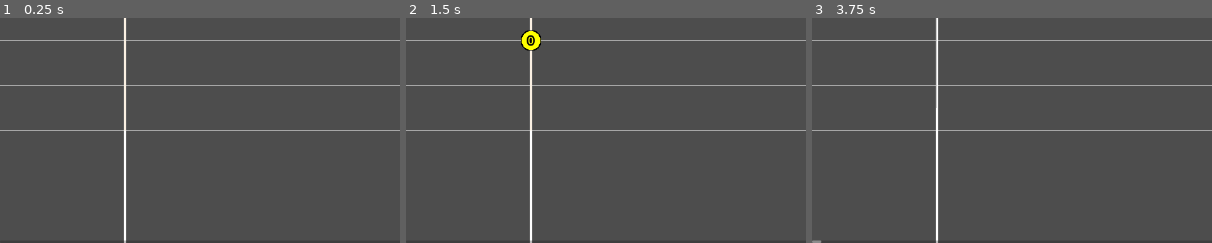
Above: before the commit, frames 1-3 (left to right).
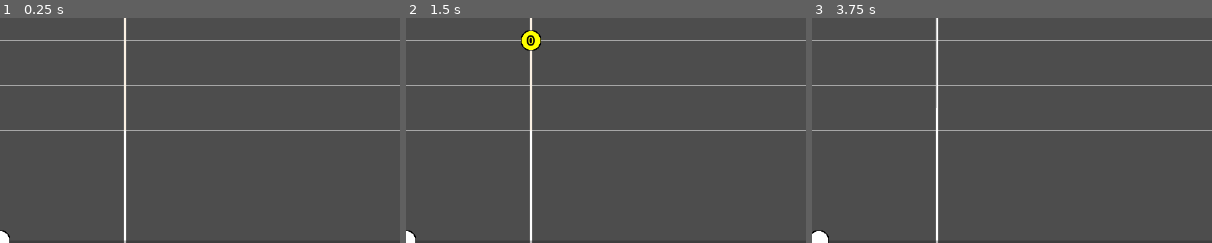
Above: after the commit, the same moments.

Repository: daredevil28/DemonForge
Game: Godot game, scene res://Assets/Scenes/game_scene.tscn
The game is run twice, just before and just after one commit, with the same random seed, the same clock (stepped at 60 frames per second) and the same inputs. Sound files missing from this copy of the repository are replaced by a short silence.
Inputs (mouse positions are % of the whole screen's width and height, from its top left):
- Up to frame 1 (0.25 s): no input
- Up to frame 2 (1.5 s): tap Enter at 0.5 s; move the mouse to (72, 45) at 0.52 s; press the mouse at (72, 45) at 0.53 s; tap Space (TogglePlay) at 1.25 s; move the mouse to (30, 55) at 1.27 s; release the mouse at (30, 55) at 1.28 s; click (30, 55) at 1.35 s
- Up to frame 3 (3.75 s): tap Enter at 2, 3.5 s; move the mouse to (60, 28) at 2.02 s; hold Right mouse button (RightClick) 2.03-2.78 s; click (60, 28) at 2.3 s; tap Space (TogglePlay) at 2.75 s; move the mouse to (45, 70) at 2.77 s; tap Mouse wheel down (ScrollDown) at 2.85 s; click (45, 70) at 3.05 s; move the mouse to (80, 65) at 3.52 s; hold Mouse wheel up (ScrollUp) from 3.53 s (still down)
The pictures show only the part of the screen within x 0-50%, y 50-100%; the shares and areas given below are measured in that part.

The runs differ from the first frame. In frame 1, 0.1% of the frame differs, in the area x 0-3%, y 94-100%; in frame 2, 0.1%; in frame 3, 0.2%, in the area x 0-5%, y 94-100%.

Commit message:
Can now scroll through the progressbar by holding the scroll ball

Diff:
--- a/Assets/Scenes/progress_bar.tscn
+++ b/Assets/Scenes/progress_bar.tscn
@@ -1,6 +1,10 @@
-[gd_scene load_steps=2 format=3 uid="uid://bxv46rdbd272o"]
+[gd_scene load_steps=4 format=3 uid="uid://bxv46rdbd272o"]
 
 [ext_resource type="Script" path="res://Assets/Scripts/progress_bar.gd" id="1_ynsex"]
+[ext_resource type="Texture2D" uid="uid://pokip0nsccq2" path="res://Assets/Sprites/Notes.png" id="2_5ckfs"]
+
+[sub_resource type="RectangleShape2D" id="RectangleShape2D_ndrta"]
+size = Vector2(32, 32)
 
 [node name="MarginContainer" type="MarginContainer"]
 anchors_preset = 12
@@ -20,3 +24,14 @@
 value = 50.0
 show_percentage = false
 script = ExtResource("1_ynsex")
+
+[node name="ProgressBall" type="Sprite2D" parent="VBoxContainer/ProgressBar"]
+texture = ExtResource("2_5ckfs")
+
+[node name="Area2D" type="Area2D" parent="VBoxContainer/ProgressBar/ProgressBall"]
+
+[node name="CollisionShape2D" type="CollisionShape2D" parent="VBoxContainer/ProgressBar/ProgressBall/Area2D"]
+shape = SubResource("RectangleShape2D_ndrta")
+
+[connection signal="mouse_entered" from="VBoxContainer/ProgressBar/ProgressBall/Area2D" to="VBoxContainer/ProgressBar" method="_on_area_2d_mouse_entered"]
+[connection signal="mouse_exited" from="VBoxContainer/ProgressBar/ProgressBall/Area2D" to="VBoxContainer/ProgressBar" method="_on_area_2d_mouse_exited"]
--- a/Assets/Scenes/ui.tscn
+++ b/Assets/Scenes/ui.tscn
@@ -7,7 +7,7 @@
 [ext_resource type="Texture2D" uid="uid://cse04ob740oo4" path="res://Assets/Sprites/FolderIconHover.png" id="5_16p63"]
 [ext_resource type="Script" path="res://Assets/Scripts/errors_label.gd" id="6_hsjtr"]
 [ext_resource type="Script" path="res://Assets/Scripts/popup_notification.gd" id="7_bt6ck"]
-[ext_resource type="Script" path="res://Assets/Scenes/dialog_popup.gd" id="8_h4mn3"]
+[ext_resource type="Script" path="res://Assets/Scripts/dialog_popup.gd" id="8_hkohk"]
 
 [sub_resource type="StyleBoxFlat" id="StyleBoxFlat_0hp2c"]
 content_margin_left = 5.0
@@ -586,7 +586,7 @@
 size = Vector2i(533, 100)
 unresizable = true
 dialog_text = "Project has not been saved yet, are you sure you want to continue?"
-script = ExtResource("8_h4mn3")
+script = ExtResource("8_hkohk")
 
 [connection signal="file_selected" from="OpenDialog" to="." method="_on_open_dialog_file_selected"]
 [connection signal="file_selected" from="SaveDialog" to="." method="_on_save_dialog_file_selected"]
--- a/Assets/Scripts/progress_bar.gd
+++ b/Assets/Scripts/progress_bar.gd
@@ -1,4 +1,29 @@
 extends ProgressBar
 
+@onready var progress_ball : Sprite2D = $ProgressBall
+var mouse_in_ball : bool
+var holding_ball : bool
+
+func _on_area_2d_mouse_entered() -> void:
+	mouse_in_ball = true
+
+func _on_area_2d_mouse_exited() -> void:
+	mouse_in_ball = false
+
 func _process(_delta : float) -> void:
-	value = GameManager.current_pos / GameManager.audio_length * 100
+	var percentage_passed : float = GameManager.current_pos / GameManager.audio_length
+	value = percentage_passed * 100
+	progress_ball.position.x = percentage_passed * DisplayServer.window_get_size().x
+
+	if(holding_ball):
+		GameManager.current_pos = clamp(get_viewport().get_mouse_position().x / DisplayServer.window_get_size().x * GameManager.audio_length,0,GameManager.audio_length)
+
+func _input(event: InputEvent) -> void:
+	if(!GameManager.audio_player.playing):
+		if(mouse_in_ball):
+			if(event.is_action_pressed("LeftClick")):
+				holding_ball = true
+		if(event.is_action_released("LeftClick")):
+			holding_ball = false
+	else:
+		holding_ball = false
Renamed: Assets/Scenes/dialog_popup.gd -> Assets/Scripts/dialog_popup.gd
